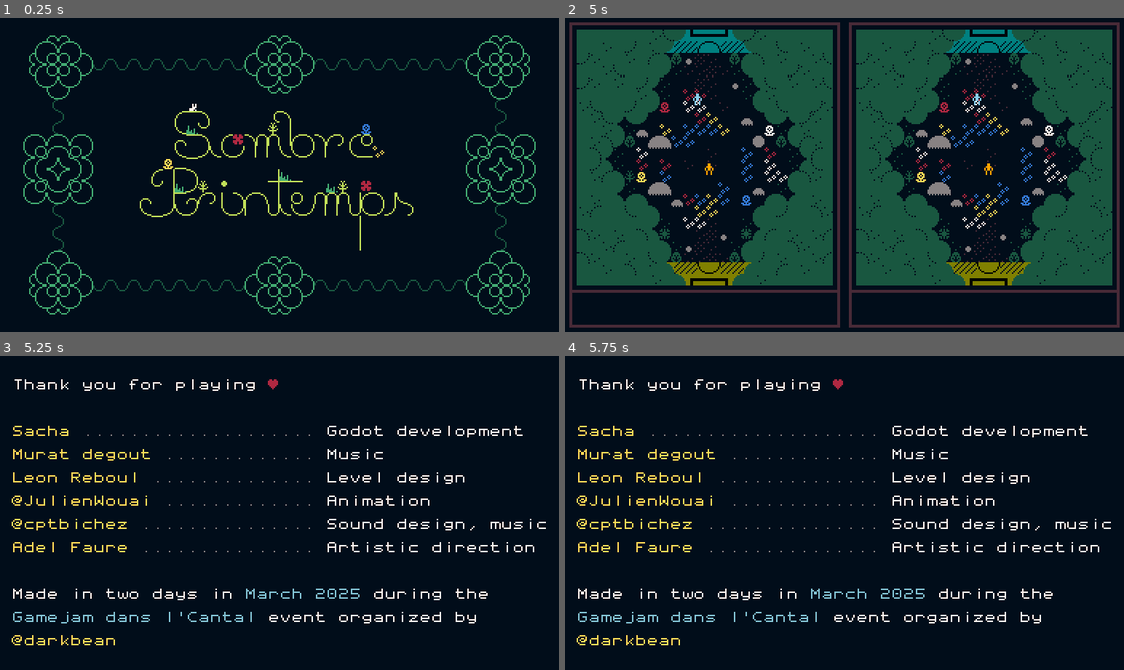
Above: before the commit, frames 1-4 (two rows, left to right).
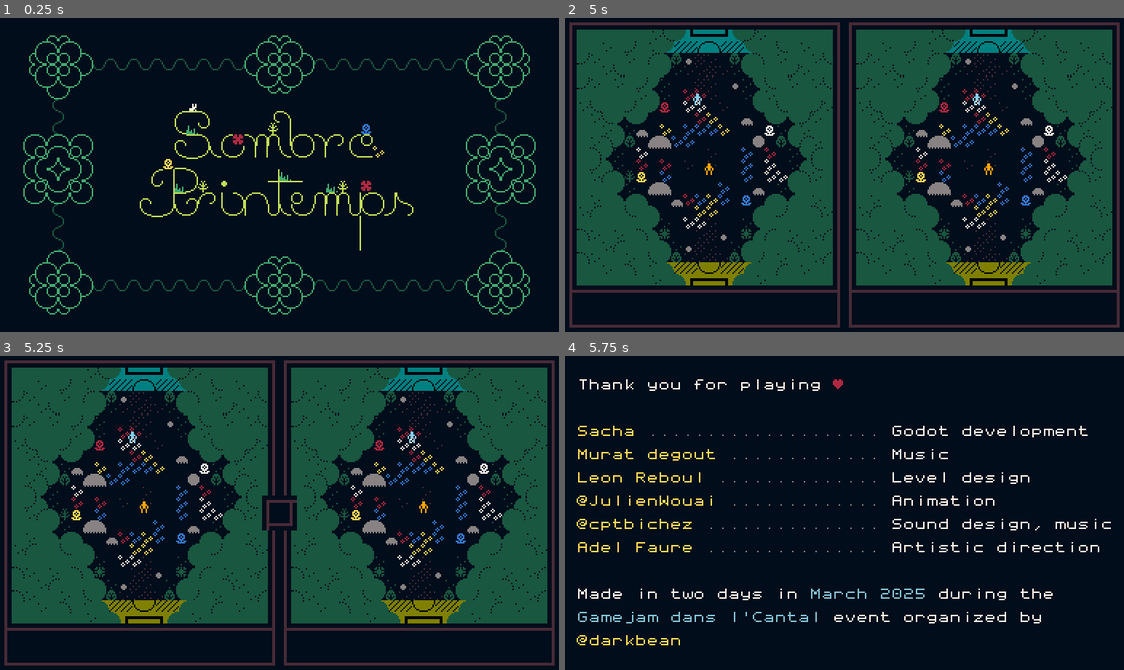
Above: after the commit, the same moments.

Repository: FablabMurat/LostSpring
Game: Godot game, scene res://Scenes/main.tscn
Two runs of this game, one before a commit and one after it. Both use one fixed random seed, a clock stepped at 60 frames per second and the inputs below. Video files are missing from this copy of the repository; at most half a second of black plays in their place.
Inputs:
- Up to frame 1 (0.25 s): no input
- Up to frame 2 (5 s): tap Enter at 0.5, 3.5 s; tap Space at 1.25, 4.25 s
- Up to frame 3 (5.25 s): tap Enter at 5 s
- Up to frame 4 (5.75 s): no input

Frames 1-2 are identical in both runs. In frame 3, 54% of the frame differs, in the area x 0-100%, y 1-99%; in frame 4, nothing differs.

Commit message:
Ajout placeholderpour animation fin

Diff:
--- /dev/null
+++ b/lostspring-Godot/Assets/Sprites/Animations/animationFin.tres
@@ -0,0 +1,22 @@
+[gd_resource type="SpriteFrames" load_steps=4 format=3 uid="uid://dgwe8rylx24q4"]
+
+[ext_resource type="Texture2D" uid="uid://dr3perqr4npvt" path="res://Assets/Sprites/creditsScreen.png" id="1_eipy0"]
+[ext_resource type="Texture2D" uid="uid://dk6kxvidnatf1" path="res://Assets/Sprites/flowerUIHolder.png" id="2_ltjas"]
+[ext_resource type="Texture2D" uid="uid://cm0swhm01ivls" path="res://Assets/Sprites/door_background.png" id="3_ebi10"]
+
+[resource]
+animations = [{
+"frames": [{
+"duration": 1.0,
+"texture": ExtResource("1_eipy0")
+}, {
+"duration": 1.0,
+"texture": ExtResource("2_ltjas")
+}, {
+"duration": 1.0,
+"texture": ExtResource("3_ebi10")
+}],
+"loop": false,
+"name": &"default",
+"speed": 5.0
+}]
--- a/lostspring-Godot/Scenes/flower_ui.gd
+++ b/lostspring-Godot/Scenes/flower_ui.gd
@@ -28,4 +28,14 @@
 
 
 func _on_timer_timeout() -> void:
+	$CinematiqueFin.visible = true
+	$CinematiqueFin.play()
+
+
+func _on_timer_cinematique_f_in_timeout() -> void:
+	pass # Replace with function body.
+
+
+func _on_cinematique_fin_animation_finished() -> void:
 	$CreditsScreen.visible = true
+	$CinematiqueFin.visible = false
--- a/lostspring-Godot/Scenes/main.tscn
+++ b/lostspring-Godot/Scenes/main.tscn
@@ -24,6 +24,7 @@
 [ext_resource type="Texture2D" uid="uid://huwkvqpqvteb" path="res://Assets/Sprites/flowerUI.png" id="21_nvu8j"]
 [ext_resource type="Script" path="res://Scenes/flower_ui.gd" id="22_15wh0"]
 [ext_resource type="Texture2D" uid="uid://dr3perqr4npvt" path="res://Assets/Sprites/creditsScreen.png" id="23_nwxap"]
+[ext_resource type="SpriteFrames" uid="uid://dgwe8rylx24q4" path="res://Assets/Sprites/Animations/animationFin.tres" id="25_4l12d"]
 
 [node name="Node2D" type="Node2D"]
 script = ExtResource("4_xp2fc")
@@ -176,8 +177,17 @@
 scale = Vector2(0.895833, 0.895833)
 texture = ExtResource("21_nvu8j")
 
+[node name="CinematiqueFin" type="AnimatedSprite2D" parent="UI"]
+visible = false
+position = Vector2(192, 108)
+sprite_frames = ExtResource("25_4l12d")
+
+[node name="TimerCinematiqueFIn" type="Timer" parent="UI/CinematiqueFin"]
+
 [connection signal="animation_finished" from="AnimatedSprite2D" to="AnimatedSprite2D" method="_on_animation_finished"]
 [connection signal="finished" from="VideoStreamPlayer" to="VideoStreamPlayer" method="_on_finished"]
 [connection signal="timeout" from="SombrePrintemps/TimerEcranTitre" to="AudioPlayer/Ambiance" method="_on_timer_ecran_titre_timeout"]
 [connection signal="timeout" from="SombrePrintemps/TimerEcranTitre" to="SombrePrintemps" method="_on_timer_ecran_titre_timeout"]
 [connection signal="timeout" from="UI/CreditsScreen/Timer" to="UI" method="_on_timer_timeout"]
+[connection signal="animation_finished" from="UI/CinematiqueFin" to="UI" method="_on_cinematique_fin_animation_finished"]
+[connection signal="timeout" from="UI/CinematiqueFin/TimerCinematiqueFIn" to="UI" method="_on_timer_cinematique_f_in_timeout"]
Not shown: 1 places in lostspring-Godot/Scenes/main.tscn that only renumber resources
